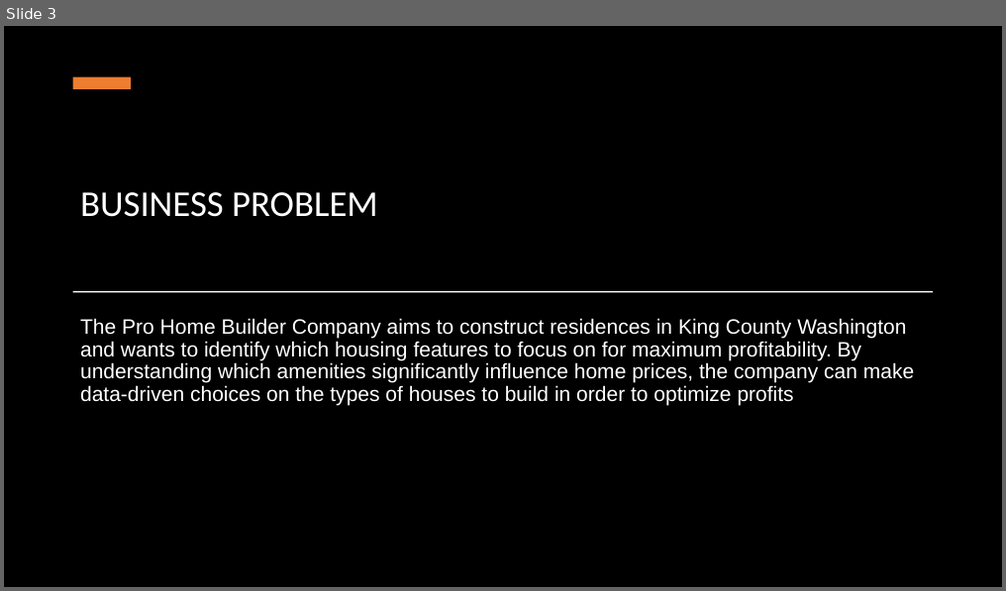
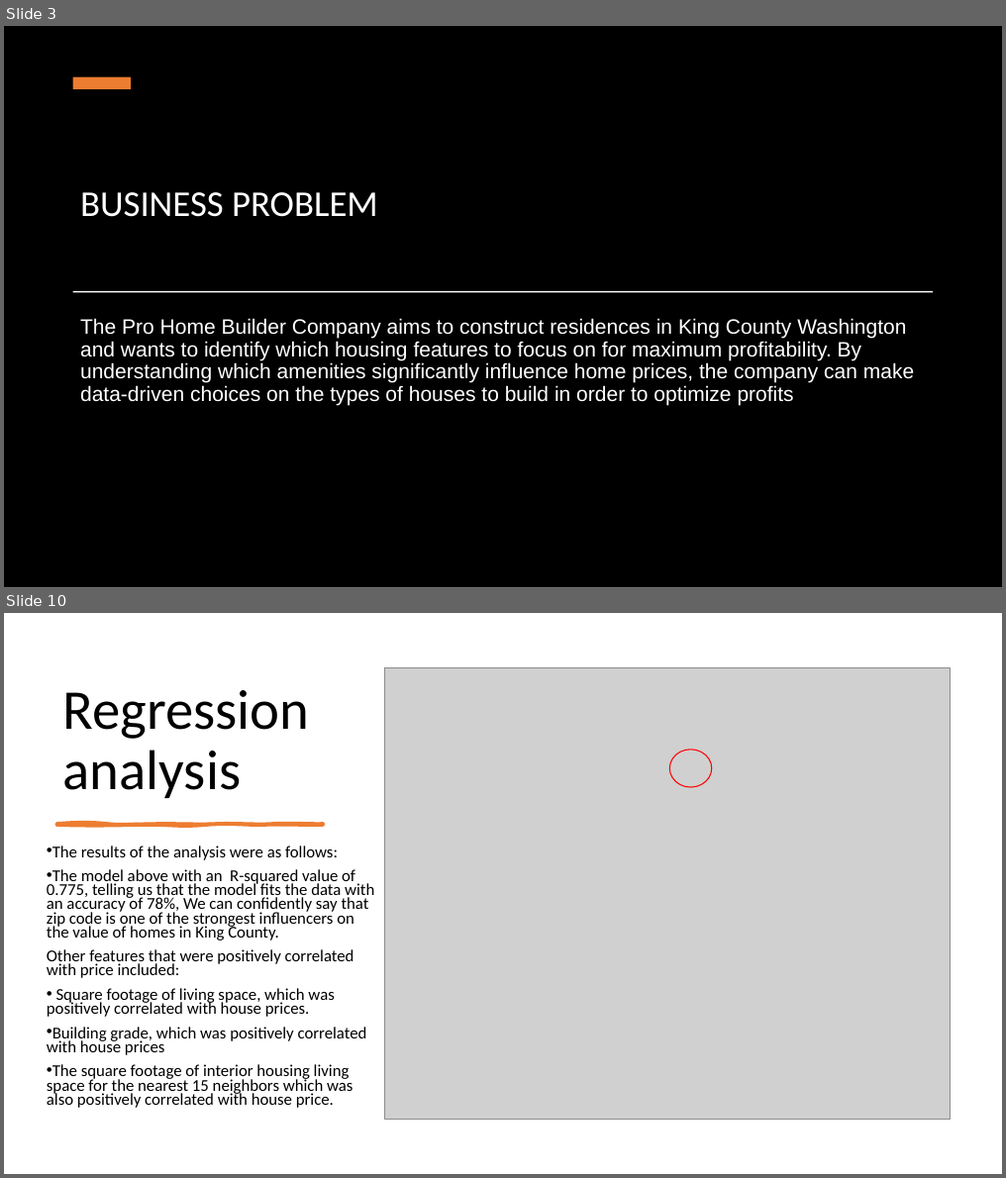
Before and after one commit to Sdec30/Phase2_ProjectDAT7_KCHouseData_SB, a slide deck: Phase2_ProjectDAT7_KCHouseData_SB.pptx. Shown one above the other, each under a label of ours: slide 3 before the commit, slides 3 and 10 after it; the slides between them are not shown. The pictures are 1006x591 and 1006x1178 pixels, drawn with LibreOffice and Linux fonts; fonts in the diff are those of the drawing; grey boxes stand for pictures; background and template pictures are left out; a plain dark background stands for a picture behind light text. Boxes give left, top, right and bottom in pixels: in the first picture for what was removed or moved away, otherwise in the second. Text is boxed around its words. In the diff, an @@ line names an element or a change of style, - is before the commit and + after.

```diff
--- a/Phase2_ProjectDAT7_KCHouseData_SB.pptx
+++ b/Phase2_ProjectDAT7_KCHouseData_SB.pptx
@@ slide 10 added at [4,613,1002,1174], background #FFFFFF @@
@@ picture added at [385,668,950,1119] @@
@@ title added at [63,690,310,798], 54 pt, text #000000 @@
+Regression analysis
@@ ellipse added at [669,750,712,787], outline #FF0000 1 pt @@
@@ text added at [47,846,374,1108], 16 pt, text #000000 @@
+• The results of the analysis were as follows:
+• The model above with an R-squared value of 0.775, telling us that the model fits the data with an accuracy of 78%, We can confidently say that zip code is one of the strongest influencers on the value of homes in King County.
+Other features that were positively correlated with price included:
+• Square footage of living space, which was positively correlated with house prices.
+• Building grade, which was positively correlated with house prices
+• The square footage of interior housing living space for the nearest 15 neighbors which was also positively correlated with house price.
@@ freeform shape added at [56,823,323,825], fill #ED7D31, outline #ED7D31 3 pt @@
```
Also in this commit, not shown: 2 slides changed, 6 other slides added, 2 other files.
